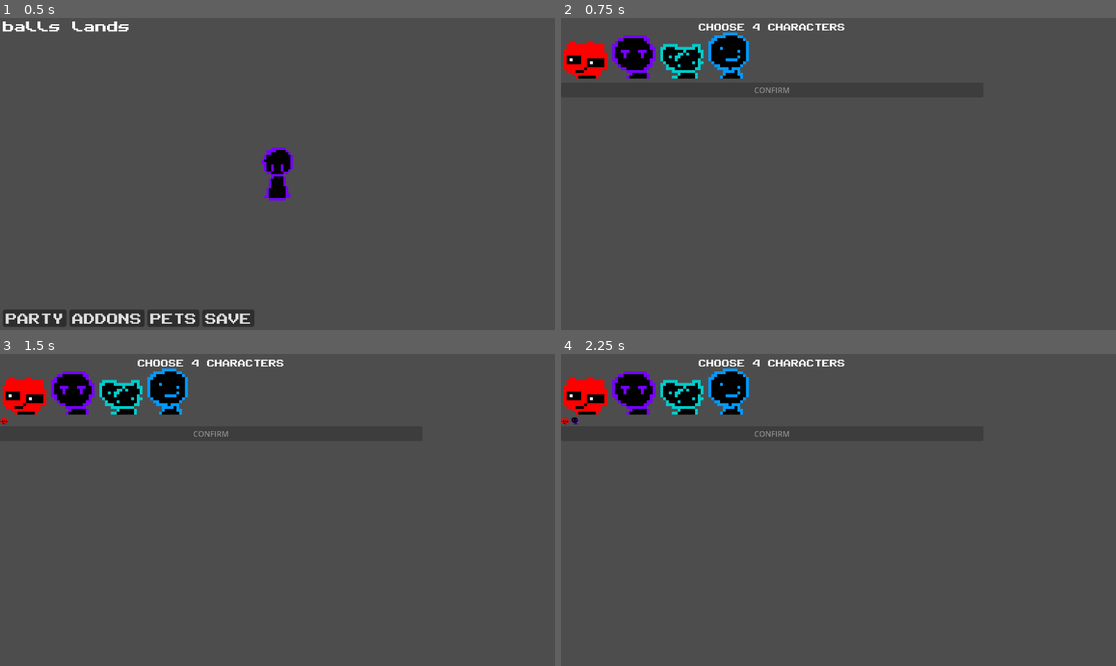
Above: before the commit, frames 1-4 (two rows, left to right).
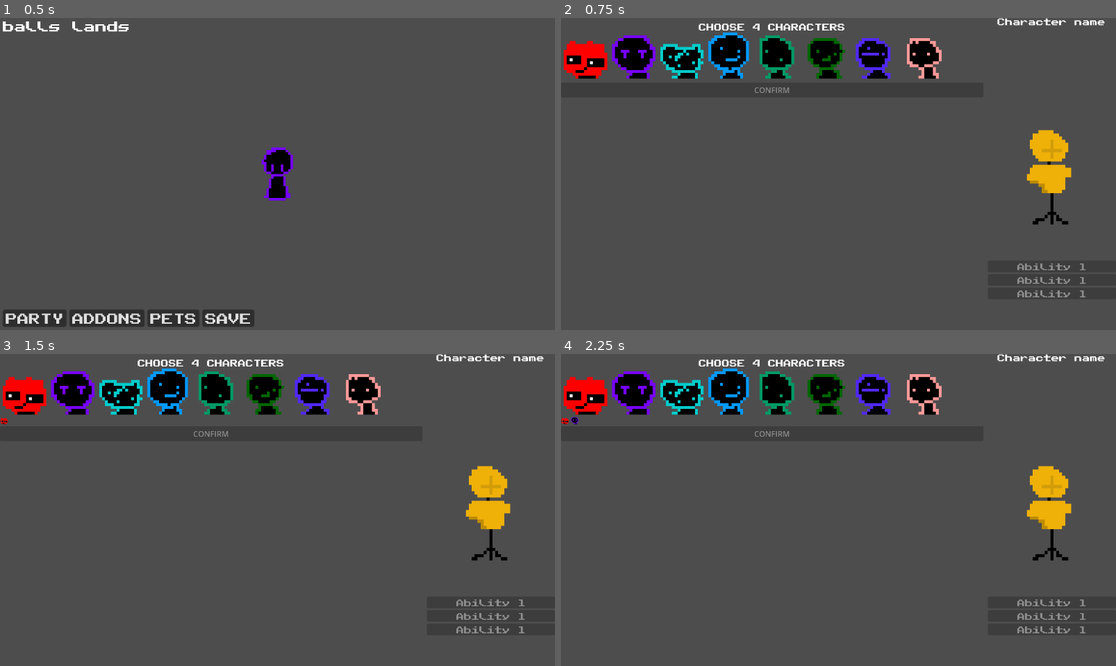
Above: after the commit, the same moments.

Repository: CIlie23/GhostieWorld
Game: Godot game, scene res://Scenes/overworld.tscn
The game is run twice, just before and just after one commit, with the same random seed, the same clock (stepped at 60 frames per second) and the same inputs.
Inputs (mouse positions are in pixels of both pictures, inside the frame that each line leads up to):
- Up to frame 1 (0.5 s): no input
- Up to frame 2 (0.75 s): click "PARTY" at 0.5 s
- Up to frame 3 (1.5 s): click (22, 391) at 1.27 s
- Up to frame 4 (2.25 s): click (633, 391) at 2.02 s

Frame 1 is identical in both runs. In frame 2, 4.4% of the frame differs, in the area x 35-98%, y 0-90%; in frame 3, 4.4%; in frame 4, 4.4%.

Commit message:
battle system part 1

Diff:
--- /dev/null
+++ b/Assets/Characters/Brandon/Brandon.tres
@@ -0,0 +1,12 @@
+[gd_resource type="Resource" script_class="CharacterData" load_steps=4 format=3 uid="uid://f8yk2mdb3j2e"]
+
+[ext_resource type="Script" uid="uid://ede5kx2d6hca" path="res://Scripts/attackData.gd" id="1_5du14"]
+[ext_resource type="Texture2D" uid="uid://bgb3ubhqv3qs1" path="res://Assets/Characters/Brandon/brandon.png" id="2_fxr2f"]
+[ext_resource type="Script" uid="uid://bohf3lm3y5w0j" path="res://Scripts/characterData.gd" id="2_kmwg2"]
+
+[resource]
+script = ExtResource("2_kmwg2")
+name = "Brandon"
+icon = ExtResource("2_fxr2f")
+attacks = Array[ExtResource("1_5du14")]([])
+metadata/_custom_type_script = "uid://bohf3lm3y5w0j"
--- /dev/null
+++ b/Assets/Characters/Jahtee/Jahtee.tres
@@ -0,0 +1,12 @@
+[gd_resource type="Resource" script_class="CharacterData" load_steps=4 format=3 uid="uid://db7jmd5abie2"]
+
+[ext_resource type="Script" uid="uid://ede5kx2d6hca" path="res://Scripts/attackData.gd" id="1_oi0e0"]
+[ext_resource type="Script" uid="uid://bohf3lm3y5w0j" path="res://Scripts/characterData.gd" id="2_dlh8n"]
+[ext_resource type="Texture2D" uid="uid://borntjd1xujla" path="res://Assets/Characters/Jahtee/jahtee.png" id="2_lvv03"]
+
+[resource]
+script = ExtResource("2_dlh8n")
+name = "Jahtee"
+icon = ExtResource("2_lvv03")
+attacks = Array[ExtResource("1_oi0e0")]([])
+metadata/_custom_type_script = "uid://bohf3lm3y5w0j"
--- a/Assets/Characters/Jahtee/jahtee.tres
+++ /dev/null
@@ -1,12 +0,0 @@
-[gd_resource type="Resource" script_class="CharacterData" load_steps=4 format=3 uid="uid://gjwhjsicmmwp"]
-
-[ext_resource type="Script" uid="uid://ede5kx2d6hca" path="res://Scripts/attackData.gd" id="1_j6tfa"]
-[ext_resource type="Script" uid="uid://bohf3lm3y5w0j" path="res://Scripts/characterData.gd" id="2_58ote"]
-[ext_resource type="Texture2D" uid="uid://b2hk2laeitm23" path="res://Assets/Characters/Jahtee/jahtee.png" id="2_bq6m0"]
-
-[resource]
-script = ExtResource("2_58ote")
-name = "jahtee"
-icon = ExtResource("2_bq6m0")
-attacks = Array[ExtResource("1_j6tfa")]([])
-metadata/_custom_type_script = "uid://bohf3lm3y5w0j"
--- /dev/null
+++ b/Assets/Characters/Kaypogr/kaypogr.tres
@@ -0,0 +1,39 @@
+[gd_resource type="Resource" script_class="CharacterData" load_steps=7 format=3 uid="uid://gjwhjsicmmwp"]
+
+[ext_resource type="Script" uid="uid://ede5kx2d6hca" path="res://Scripts/attackData.gd" id="1_j6tfa"]
+[ext_resource type="Script" uid="uid://bohf3lm3y5w0j" path="res://Scripts/characterData.gd" id="2_58ote"]
+[ext_resource type="Texture2D" uid="uid://b2hk2laeitm23" path="res://Assets/Characters/Kaypogr/kaypogr.png" id="2_bq6m0"]
+
+[sub_resource type="Resource" id="Resource_q17xf"]
+script = ExtResource("1_j6tfa")
+name = "asd"
+description = "sdad"
+power = 0
+cooldown = 1.0
+target_type = "enemy"
+metadata/_custom_type_script = "uid://ede5kx2d6hca"
+
+[sub_resource type="Resource" id="Resource_hxcbj"]
+script = ExtResource("1_j6tfa")
+name = "asd"
+description = "asd"
+power = 0
+cooldown = 1.0
+target_type = "enemy"
+metadata/_custom_type_script = "uid://ede5kx2d6hca"
+
+[sub_resource type="Resource" id="Resource_f8mgy"]
+script = ExtResource("1_j6tfa")
+name = "sad"
+description = "dasda"
+power = 0
+cooldown = 1.0
+target_type = "enemy"
+metadata/_custom_type_script = "uid://ede5kx2d6hca"
+
+[resource]
+script = ExtResource("2_58ote")
+name = "Kaypogr"
+icon = ExtResource("2_bq6m0")
+attacks = Array[ExtResource("1_j6tfa")]([SubResource("Resource_q17xf"), SubResource("Resource_hxcbj"), SubResource("Resource_f8mgy")])
+metadata/_custom_type_script = "uid://bohf3lm3y5w0j"
--- a/Assets/Characters/Kullix/kullix.tres
+++ b/Assets/Characters/Kullix/kullix.tres
@@ -1,12 +1,39 @@
-[gd_resource type="Resource" script_class="CharacterData" load_steps=4 format=3 uid="uid://dj8i0bqotksi0"]
+[gd_resource type="Resource" script_class="CharacterData" load_steps=7 format=3 uid="uid://dj8i0bqotksi0"]
 
 [ext_resource type="Script" uid="uid://ede5kx2d6hca" path="res://Scripts/attackData.gd" id="1_5jbgv"]
 [ext_resource type="Texture2D" uid="uid://dxbmiolmcwv7x" path="res://Assets/Characters/Kullix/kullixPortrait.png" id="2_50222"]
 [ext_resource type="Script" uid="uid://bohf3lm3y5w0j" path="res://Scripts/characterData.gd" id="2_ibjc0"]
 
+[sub_resource type="Resource" id="Resource_ibjc0"]
+script = ExtResource("1_5jbgv")
+name = "asdasd"
+description = "asdad"
+power = 0
+cooldown = 1.0
+target_type = "enemy"
+metadata/_custom_type_script = "uid://ede5kx2d6hca"
+
+[sub_resource type="Resource" id="Resource_50222"]
+script = ExtResource("1_5jbgv")
+name = "adsd"
+description = "asds"
+power = 0
+cooldown = 1.0
+target_type = "enemy"
+metadata/_custom_type_script = "uid://ede5kx2d6hca"
+
+[sub_resource type="Resource" id="Resource_rv3du"]
+script = ExtResource("1_5jbgv")
+name = "asdasd"
+description = "asdas"
+power = 0
+cooldown = 1.0
+target_type = "enemy"
+metadata/_custom_type_script = "uid://ede5kx2d6hca"
+
 [resource]
 script = ExtResource("2_ibjc0")
 name = "Kullix"
 icon = ExtResource("2_50222")
-attacks = Array[ExtResource("1_5jbgv")]([])
+attacks = Array[ExtResource("1_5jbgv")]([SubResource("Resource_ibjc0"), SubResource("Resource_50222"), SubResource("Resource_rv3du")])
 metadata/_custom_type_script = "uid://bohf3lm3y5w0j"
--- a/Assets/Characters/Mask/mask.tres
+++ b/Assets/Characters/Mask/mask.tres
@@ -13,9 +13,27 @@
 target_type = "enemy"
 metadata/_custom_type_script = "uid://ede5kx2d6hca"
 
+[sub_resource type="Resource" id="Resource_8kwsx"]
+script = ExtResource("1_d87fq")
+name = "dsadasdasd"
+description = "sdasd"
+power = 1
+cooldown = 1.0
+target_type = "enemy"
+metadata/_custom_type_script = "uid://ede5kx2d6hca"
+
+[sub_resource type="Resource" id="Resource_ntioo"]
+script = ExtResource("1_d87fq")
+name = "dasdads"
+description = "asdsd"
+power = 1
+cooldown = 1.0
+target_type = "enemy"
+metadata/_custom_type_script = "uid://ede5kx2d6hca"
+
 [resource]
 script = ExtResource("2_6517r")
 name = "MaskMajor"
 icon = ExtResource("2_8kwsx")
-attacks = Array[ExtResource("1_d87fq")]([SubResource("Resource_6517r")])
+attacks = Array[ExtResource("1_d87fq")]([SubResource("Resource_6517r"), SubResource("Resource_8kwsx"), SubResource("Resource_ntioo")])
 metadata/_custom_type_script = "uid://bohf3lm3y5w0j"
--- /dev/null
+++ b/Assets/Characters/RJ/rj.tres
@@ -0,0 +1,12 @@
+[gd_resource type="Resource" script_class="CharacterData" load_steps=4 format=3 uid="uid://ddn38sd52s4jr"]
+
+[ext_resource type="Script" uid="uid://ede5kx2d6hca" path="res://Scripts/attackData.gd" id="1_u21yt"]
+[ext_resource type="Texture2D" uid="uid://dfldoh7h526x5" path="res://Assets/Characters/RJ/RJ.png" id="2_2qesy"]
+[ext_resource type="Script" uid="uid://bohf3lm3y5w0j" path="res://Scripts/characterData.gd" id="2_dg2uu"]
+
+[resource]
+script = ExtResource("2_dg2uu")
+name = "RJ"
+icon = ExtResource("2_2qesy")
+attacks = Array[ExtResource("1_u21yt")]([])
+metadata/_custom_type_script = "uid://bohf3lm3y5w0j"
--- /dev/null
+++ b/Assets/Characters/Trishu/trishu.tres
@@ -0,0 +1,12 @@
+[gd_resource type="Resource" script_class="CharacterData" load_steps=4 format=3 uid="uid://dupsomoop7c3k"]
+
+[ext_resource type="Script" uid="uid://ede5kx2d6hca" path="res://Scripts/attackData.gd" id="1_slo5h"]
+[ext_resource type="Script" uid="uid://bohf3lm3y5w0j" path="res://Scripts/characterData.gd" id="2_l8n8f"]
+[ext_resource type="Texture2D" uid="uid://bx2m5i0msi5y7" path="res://Assets/Characters/Trishu/trishu.png" id="2_venyo"]
+
+[resource]
+script = ExtResource("2_l8n8f")
+name = "trishu"
+icon = ExtResource("2_venyo")
+attacks = Array[ExtResource("1_slo5h")]([])
+metadata/_custom_type_script = "uid://bohf3lm3y5w0j"
--- a/Assets/Characters/Vortex/Vortex.tres
+++ b/Assets/Characters/Vortex/Vortex.tres
@@ -1,12 +1,39 @@
-[gd_resource type="Resource" script_class="CharacterData" load_steps=4 format=3 uid="uid://b2cpmmbetyrb3"]
+[gd_resource type="Resource" script_class="CharacterData" load_steps=7 format=3 uid="uid://b2cpmmbetyrb3"]
 
 [ext_resource type="Script" uid="uid://ede5kx2d6hca" path="res://Scripts/attackData.gd" id="1_gvpc3"]
 [ext_resource type="Script" uid="uid://bohf3lm3y5w0j" path="res://Scripts/characterData.gd" id="2_j03nf"]
 [ext_resource type="Texture2D" uid="uid://mlwp28fl2ars" path="res://Assets/Characters/Vortex/vortex.png" id="2_jfkgo"]
 
+[sub_resource type="Resource" id="Resource_j03nf"]
+script = ExtResource("1_gvpc3")
+name = "fdsfsdf"
+description = "dsfdf"
+power = 0
+cooldown = 1.0
+target_type = "enemy"
+metadata/_custom_type_script = "uid://ede5kx2d6hca"
+
+[sub_resource type="Resource" id="Resource_jfkgo"]
+script = ExtResource("1_gvpc3")
+name = "sdfs"
+description = "dsfddf"
+power = 0
+cooldown = 1.0
+target_type = "enemy"
+metadata/_custom_type_script = "uid://ede5kx2d6hca"
+
+[sub_resource type="Resource" id="Resource_0b84d"]
+script = ExtResource("1_gvpc3")
+name = "sdffd"
+description = "sdfd"
+power = 0
+cooldown = 1.0
+target_type = "enemy"
+metadata/_custom_type_script = "uid://ede5kx2d6hca"
+
 [resource]
 script = ExtResource("2_j03nf")
 name = "Vortex"
 icon = ExtResource("2_jfkgo")
-attacks = Array[ExtResource("1_gvpc3")]([])
+attacks = Array[ExtResource("1_gvpc3")]([SubResource("Resource_j03nf"), SubResource("Resource_jfkgo"), SubResource("Resource_0b84d")])
 metadata/_custom_type_script = "uid://bohf3lm3y5w0j"
--- a/Global.gd
+++ b/Global.gd
@@ -2,6 +2,7 @@
 
 var areaName:String
 var player_party: Array[CharacterData] = []
+
 # Called when the node enters the scene tree for the first time.
 func _ready() -> void:
 	print("Global script loaded")
--- a/Scenes/battle_scene.gd
+++ b/Scenes/battle_scene.gd
@@ -1,11 +1,80 @@
-extends Node2D
+extends Control
+
+@onready var player_party_container: VBoxContainer = $PlayerParty
+@onready var enemy_party: VBoxContainer = $EnemyParty
+@onready var action_menu: Control = $ActionMenu
+
+@onready var attack_buttons = action_menu.get_node("VBoxContainer").get_children()
+
+var selected_character_panel: Control = null
+var character_panels: Array = []
+var current_character_index: int = 0
 
 
-# Called when the node enters the scene tree for the first time.
-func _ready() -> void:
-	pass # Replace with function body.
+func _ready():
+	spawn_player_party()
+	action_menu.visible = false
+
+func spawn_player_party():
+	for data in Global.player_party:
+		var panel_scene = preload("res://Scenes/character_in_battle.tscn")
+		var panel = panel_scene.instantiate()
+		player_party_container.add_child(panel)
+		panel.call_deferred("setup", data)
+		character_panels.append(panel)
 
 
-# Called every frame. 'delta' is the elapsed time since the previous frame.
-func _process(delta: float) -> void:
-	pass
+func _on_character_ready(panel):
+	selected_character_panel = panel
+	action_menu.visible = true
+	show_attack_options(panel.character_data.attacks)
+
+func show_attack_options(attacks):
+	for i in range(attack_buttons.size()):
+		var button = attack_buttons[i]
+
+		# Disconnect all previous connections manually
+		for conn in button.get_signal_connection_list("pressed"):
+			button.disconnect("pressed", conn.callable)
+
+		if i < attacks.size():
+			button.text = attacks[i].name
+			button.visible = true
+			button.connect("pressed", func(): _on_attack_pressed(attacks[i]))
+		else:
+			button.visible = false
+
+
+func _on_attack_pressed(attack):
+	# For now we'll just print the name and reset cooldown
+	print("Used attack: ", attack.name)
+	selected_character_panel.reset_cooldown()
+	action_menu.visible = false
+
+	current_character_index = (current_character_index + 1) % character_panels.size()
+	try_start_turn()
+
+#func _on_character_in_battle_ready_to_act(character_panel: Variant) -> void:
+	#selected_character_panel = character_panel
+	#action_menu.visible = true
+	#show_attack_options(character_panel.character_data.attacks)
+
+func try_start_turn():
+	var tried = 0
+	while tried < character_panels.size():
+		var panel = character_panels[current_character_index]
+		if panel.can_act:
+			selected_character_panel = panel
+			action_menu.visible = true
+			show_attack_options(panel.character_data.attacks)
+			return
+		tried += 1
+		current_character_index = (current_character_index + 1) % character_panels.size()
+
+	# If none are ready then do nuffin
+	action_menu.visible = false
+	selected_character_panel = null
+
+func _on_timer_2_timeout() -> void:
+	if selected_character_panel == null:
+		try_start_turn()
--- a/Scenes/battle_scene.tscn
+++ b/Scenes/battle_scene.tscn
@@ -1,16 +1,71 @@
-[gd_scene load_steps=2 format=3 uid="uid://bqsrqvgdycygu"]
+[gd_scene load_steps=4 format=3 uid="uid://bqsrqvgdycygu"]
 
 [ext_resource type="Script" uid="uid://bt40jgofh0axr" path="res://Scenes/battle_scene.gd" id="1_b25br"]
+[ext_resource type="PackedScene" uid="uid://cbvjlj84j6h51" path="res://Scenes/enemy.tscn" id="3_anwxn"]
+[ext_resource type="FontFile" uid="uid://nt8o1lj63fvq" path="res://Assets/Fonts/PublicPixel-rv0pA.ttf" id="4_e5vbs"]
 
-[node name="BattleScene" type="Node2D"]
+[node name="BattleScene" type="Control"]
+layout_mode = 3
+anchors_preset = 0
 script = ExtResource("1_b25br")
 
-[node name="PlayerParty" type="Node" parent="."]
+[node name="BG" type="TextureRect" parent="."]
+layout_mode = 0
+offset_right = 40.0
+offset_bottom = 40.0
 
-[node name="EnemyParty" type="Node" parent="."]
+[node name="PlayerParty" type="VBoxContainer" parent="."]
+layout_mode = 1
+anchors_preset = 4
+anchor_top = 0.5
+anchor_bottom = 0.5
+offset_left = 970.0
+offset_top = 17.0
+offset_right = 1148.0
+offset_bottom = 152.0
+grow_vertical = 2
+theme_override_constants/separation = 25
 
-[node name="UI" type="Control" parent="."]
+[node name="EnemyParty" type="VBoxContainer" parent="."]
+layout_mode = 0
+
+[node name="Enemy" parent="EnemyParty" instance=ExtResource("3_anwxn")]
+position = Vector2(63, 326)
+
+[node name="ActionMenu" type="Control" parent="."]
 layout_mode = 3
 anchors_preset = 0
-offset_right = 40.0
-offset_bottom = 40.0
+offset_left = 640.0
+offset_top = 227.0
+offset_right = 969.0
+offset_bottom = 414.0
+
+[node name="VBoxContainer" type="VBoxContainer" parent="ActionMenu"]
+layout_mode = 0
+offset_left = 4.0
+offset_top = -49.0
+offset_right = 140.0
+offset_bottom = 31.0
+
+[node name="ActionOne" type="Button" parent="ActionMenu/VBoxContainer"]
+layout_mode = 2
+theme_override_fonts/font = ExtResource("4_e5vbs")
+text = "Action 1"
+
+[node name="ActionOne2" type="Button" parent="ActionMenu/VBoxContainer"]
+layout_mode = 2
+theme_override_fonts/font = ExtResource("4_e5vbs")
+text = "Action 2"
+
+[node name="ActionOne3" type="Button" parent="ActionMenu/VBoxContainer"]
+layout_mode = 2
+theme_override_fonts/font = ExtResource("4_e5vbs")
+text = "Action 3"
+
+[node name="Timer" type="Timer" parent="."]
+
+[node name="Timer2" type="Timer" parent="."]
+wait_time = 0.2
+autostart = true
+
+[connection signal="timeout" from="Timer2" to="." method="_on_timer_2_timeout"]
--- /dev/null
+++ b/Scenes/character_in_battle.gd
@@ -0,0 +1,42 @@
+extends Control
+
+var character_data: CharacterData
+var cooldown: float = 0
+var max_cooldown: float = 3.0
+var can_act := false
+var current_hp: int = 100  # Placeholder
+
+signal ready_to_act(character_panel)
+
+@onready var charIcon: TextureRect = $Icon
+@onready var bar: ProgressBar = $ProgressBar
+@onready var hp_label: Label = $HP
+#@onready var charIcon: Sprite2D = $Sprite2D
+
+func _ready() -> void:
+	print("charIcon =", charIcon)
+
+func setup(data: CharacterData):
+	character_data = data
+	if !charIcon:
+		push_error("charIcon is null")
+		return
+	charIcon.texture = data.icon
+
+	cooldown = 0
+	can_act = false
+	current_hp = 100
+	#hp_label.text = "HP: %d" % current_hp
+
+func _process(delta):
+	if can_act:
+		return
+	cooldown += delta
+	bar.value = cooldown / max_cooldown * 100.0
+	if cooldown >= max_cooldown:
+		can_act = true
+		emit_signal("ready_to_act", self)
+
+func reset_cooldown():
+	cooldown = 0
+	can_act = false
--- /dev/null
+++ b/Scenes/character_in_battle.tscn
@@ -0,0 +1,27 @@
+[gd_scene load_steps=2 format=3 uid="uid://bglb7qsbr31ye"]
+
+[ext_resource type="Script" uid="uid://b6s8efnnaroxo" path="res://Scenes/character_in_battle.gd" id="1_m17lt"]
+
+[node name="CharacterInBattle" type="Control"]
+layout_mode = 3
+anchors_preset = 15
+anchor_right = 1.0
+anchor_bottom = 1.0
+grow_horizontal = 2
+grow_vertical = 2
+script = ExtResource("1_m17lt")
+
+[node name="ProgressBar" type="ProgressBar" parent="."]
+layout_mode = 0
+offset_left = 24.0
+offset_right = 159.0
+offset_bottom = 16.0
+show_percentage = false
+
+[node name="HP" type="Label" parent="."]
+layout_mode = 0
+offset_right = 40.0
+offset_bottom = 23.0
+
+[node name="Icon" type="TextureRect" parent="."]
+layout_mode = 0
--- a/Scenes/character_selection.gd
+++ b/Scenes/character_selection.gd
@@ -45,8 +45,8 @@
 
 	confirm_button.disabled = selected_party.size() != MAX_PARTY_SIZE
 
-
 func _on_confirm_button_pressed() -> void:
 	print("hello")
 	Global.player_party = selected_party.duplicate()
+	#get_tree().change_scene_to_file("res://Scenes/battle_scene.tscn")
 	get_tree().change_scene_to_file("res://Scenes/overworld.tscn")
--- a/Scenes/character_selection.tscn
+++ b/Scenes/character_selection.tscn
@@ -1,12 +1,17 @@
-[gd_scene load_steps=8 format=3 uid="uid://s8mhmak16idf"]
+[gd_scene load_steps=13 format=3 uid="uid://s8mhmak16idf"]
 
 [ext_resource type="Script" uid="uid://b1rb8aabnlg2s" path="res://Scenes/character_selection.gd" id="1_fm6ub"]
 [ext_resource type="FontFile" uid="uid://nt8o1lj63fvq" path="res://Assets/Fonts/PublicPixel-rv0pA.ttf" id="1_mng1v"]
 [ext_resource type="Script" uid="uid://bohf3lm3y5w0j" path="res://Scripts/characterData.gd" id="2_235bc"]
 [ext_resource type="Resource" uid="uid://b4ed4cs5aufvy" path="res://Assets/Characters/Mask/mask.tres" id="3_mdkri"]
 [ext_resource type="Resource" uid="uid://dj8i0bqotksi0" path="res://Assets/Characters/Kullix/kullix.tres" id="4_3nbr6"]
-[ext_resource type="Resource" uid="uid://gjwhjsicmmwp" path="res://Assets/Characters/Jahtee/jahtee.tres" id="5_btth6"]
+[ext_resource type="Resource" uid="uid://gjwhjsicmmwp" path="res://Assets/Characters/Kaypogr/kaypogr.tres" id="5_btth6"]
 [ext_resource type="Resource" uid="uid://b2cpmmbetyrb3" path="res://Assets/Characters/Vortex/Vortex.tres" id="6_ov5p2"]
+[ext_resource type="Resource" uid="uid://f8yk2mdb3j2e" path="res://Assets/Characters/Brandon/Brandon.tres" id="7_0txfd"]
+[ext_resource type="Resource" uid="uid://db7jmd5abie2" path="res://Assets/Characters/Jahtee/Jahtee.tres" id="8_6qipo"]
+[ext_resource type="Resource" uid="uid://ddn38sd52s4jr" path="res://Assets/Characters/RJ/rj.tres" id="9_0d3xi"]
+[ext_resource type="Resource" uid="uid://dupsomoop7c3k" path="res://Assets/Characters/Trishu/trishu.tres" id="10_awt4j"]
+[ext_resource type="Texture2D" uid="uid://dv47qmb01uea6" path="res://Assets/Enemy/enemy.png" id="12_6qipo"]
 
 [node name="CharacterSelection" type="Control"]
 layout_mode = 3
@@ -16,7 +21,51 @@
 grow_horizontal = 2
 grow_vertical = 2
 script = ExtResource("1_fm6ub")
-available_characters = Array[ExtResource("2_235bc")]([ExtResource("3_mdkri"), ExtResource("4_3nbr6"), ExtResource("5_btth6"), ExtResource("6_ov5p2")])
+available_characters = Array[ExtResource("2_235bc")]([ExtResource("3_mdkri"), ExtResource("4_3nbr6"), ExtResource("5_btth6"), ExtResource("6_ov5p2"), ExtResource("7_0txfd"), ExtResource("8_6qipo"), ExtResource("9_0d3xi"), ExtResource("10_awt4j")])
+
+[node name="VBoxContainer2" type="VBoxContainer" parent="."]
+layout_mode = 2
+offset_left = 885.0
+offset_top = -1.0
+offset_right = 1151.0
+offset_bottom = 637.0
+
+[node name="Label" type="Label" parent="VBoxContainer2"]
+layout_mode = 2
+theme_override_fonts/font = ExtResource("1_mng1v")
+text = "Character name"
+horizontal_alignment = 1
+
+[node name="Sprite2D" type="Sprite2D" parent="VBoxContainer2"]
+position = Vector2(131, 332)
+scale = Vector2(6.125, 6.53125)
+texture = ExtResource("12_6qipo")
+
+[node name="VBoxContainer" type="VBoxContainer" parent="."]
+layout_mode = 2
+offset_left = 886.0
+offset_top = 504.0
+offset_right = 1152.0
+offset_bottom = 584.0
+size_flags_vertical = 4
+
+[node name="Button" type="Button" parent="VBoxContainer"]
+layout_mode = 2
+theme_override_fonts/font = ExtResource("1_mng1v")
+disabled = true
+text = "Ability 1"
+
+[node name="Button2" type="Button" parent="VBoxContainer"]
+layout_mode = 2
+theme_override_fonts/font = ExtResource("1_mng1v")
+disabled = true
+text = "Ability 1"
+
+[node name="Button3" type="Button" parent="VBoxContainer"]
+layout_mode = 2
+theme_override_fonts/font = ExtResource("1_mng1v")
+disabled = true
+text = "Ability 1"
 
 [node name="MarginContainer" type="MarginContainer" parent="."]
 layout_mode = 1
--- /dev/null
+++ b/Scenes/enemy.gd
@@ -0,0 +1,11 @@
+extends Node2D
+
+var current_hp = 100
+# Called when the node enters the scene tree for the first time.
+func _ready() -> void:
+	pass # Replace with function body.
+
+
+# Called every frame. 'delta' is the elapsed time since the previous frame.
+func _process(delta: float) -> void:
+	pass
--- /dev/null
+++ b/Scenes/enemy.tscn
@@ -0,0 +1,10 @@
+[gd_scene load_steps=3 format=3 uid="uid://cbvjlj84j6h51"]
+
+[ext_resource type="Script" uid="uid://c15xwlgcsvy8f" path="res://Scenes/enemy.gd" id="1_1f0kj"]
+[ext_resource type="Texture2D" uid="uid://dv47qmb01uea6" path="res://Assets/Enemy/enemy.png" id="1_hghv2"]
+
+[node name="Enemy" type="Node2D"]
+script = ExtResource("1_1f0kj")
+
+[node name="Sprite2D" type="Sprite2D" parent="."]
+texture = ExtResource("1_hghv2")
--- a/Scenes/overworld.tscn
+++ b/Scenes/overworld.tscn
@@ -23,6 +23,11 @@
 
 func _on_area_2d_body_entered(body: Node2D) -> void:
 	Global.areaName = \"balls lands\"
+
+
+func _on_timer_timeout() -> void:
+	print(\"hey\")
+	get_tree().change_scene_to_file(\"res://Scenes/battle_scene.tscn\")
 "
 
 [sub_resource type="ShaderMaterial" id="ShaderMaterial_rmeny"]
@@ -106,5 +111,9 @@
 grow_vertical = 0
 scale = Vector2(0.3, 0.3)
 
+[node name="Timer" type="Timer" parent="."]
+autostart = true
+
 [connection signal="body_entered" from="Area2D" to="." method="_on_area_2d_body_entered"]
 [connection signal="body_exited" from="Area2D" to="." method="_on_area_2d_body_exited"]
+[connection signal="timeout" from="Timer" to="." method="_on_timer_timeout"]
Binary file added: Assets/Characters/Brandon/brandon.png
Not shown, added: Assets/Characters/Brandon/brandon.png.import
Binary file changed: Assets/Characters/Jahtee/jahtee.png
Not shown, changed: Assets/Characters/Jahtee/jahtee.png.import
Binary file added: Assets/Characters/Kaypogr/kaypogr.png
Not shown, added: Assets/Characters/Kaypogr/kaypogr.png.import
Not shown: 1 places in Assets/Characters/Mask/mask.tres that only renumber resources
Binary file added: Assets/Characters/RJ/RJ.png
Not shown, added: Assets/Characters/RJ/RJ.png.import
Binary file added: Assets/Characters/Trishu/trishu.png
Not shown, added: Assets/Characters/Trishu/trishu.png.import
Binary file added: Assets/Enemy/enemy.png
(and 3 more such lines)
